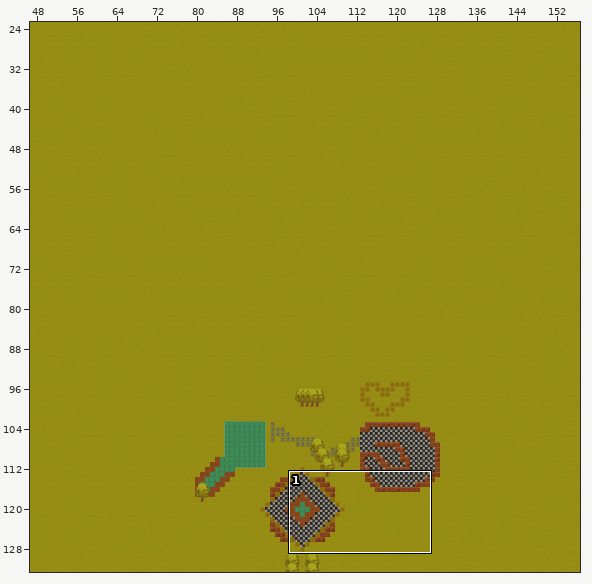
Tiled map -- assets/Map/extruded_test.tmx. The picture above shows the old version from afar; the outline marks the close-up.
Close-up. First the earlier version:
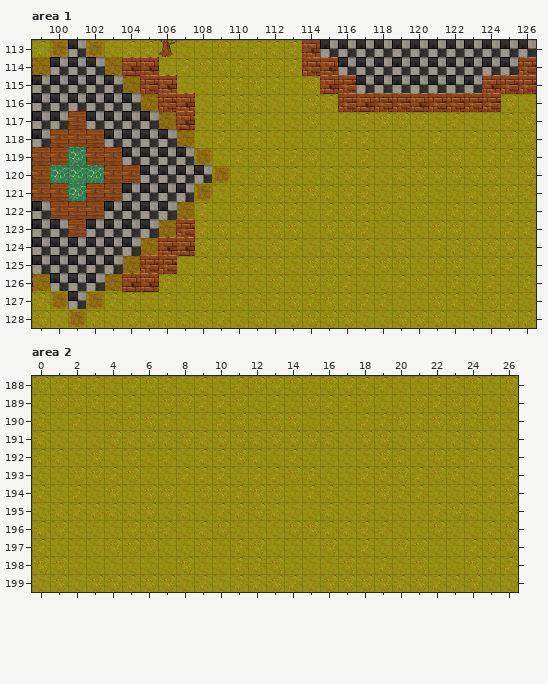
Cells are 32x32 px. Shown: area 1 x 99..126, y 113..128; area 2 x 0..26, y 188..199. The commit also changed other parts of the map, which this record leaves out.
Now the later version:
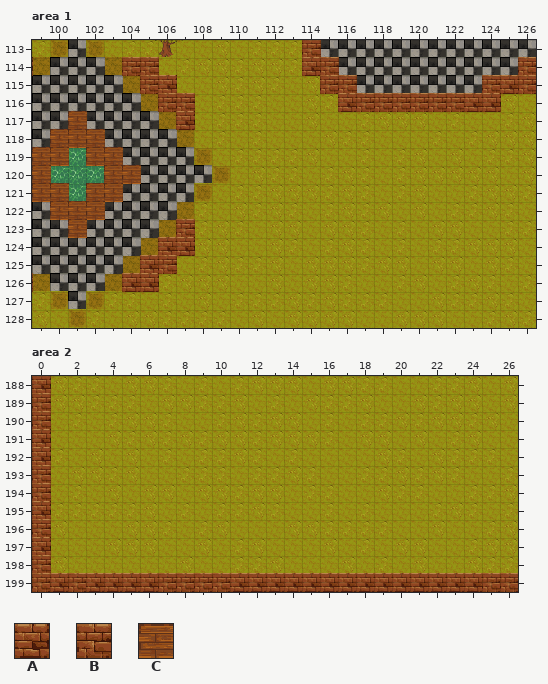
Key: from "tileset_extruded": A 22, B 28, C 35.
_ is an empty cell.
What changed:
{"where": "layer \"Leaves 1\", area 1"}
{"y":113,"x":114,"old":"_","new":"B"}
{"y":114,"x":104,"old":"__","new":"BB"}
{"y":114,"x":114,"old":"__","new":"AB"}
{"y":115,"x":115,"old":"__","new":"BB"}
{"y":115,"x":124,"old":"__","new":"BA"}
{"y":116,"x":107,"old":"_","new":"B"}
{"y":116,"x":116,"old":"__","new":"AB"}
{"y":116,"x":120,"old":"_","new":"B"}
{"y":116,"x":123,"old":"__","new":"AA"}
{"y":117,"x":101,"old":"_","new":"C"}
{"y":118,"x":101,"old":"__","new":"CC"}
{"y":119,"x":100,"old":"_","new":"C"}
{"y":119,"x":102,"old":"__","new":"CC"}
{"y":120,"x":99,"old":"_","new":"C"}
{"y":120,"x":104,"old":"_","new":"C"}
{"y":121,"x":99,"old":"__","new":"CC"}
{"y":121,"x":103,"old":"_","new":"C"}
{"y":122,"x":100,"old":"_","new":"C"}
{"y":122,"x":102,"old":"_","new":"C"}
{"y":123,"x":101,"old":"_","new":"C"}
{"y":125,"x":105,"old":"_","new":"A"}
{"where": "layer \"Leaves 1\", area 2"}
{"y":188,"x":0,"old":"_","new":"A"}
{"y":189,"x":0,"old":"_","new":"B"}
{"y":190,"x":0,"old":"_","new":"B"}
{"y":191,"x":0,"old":"_","new":"A"}
{"y":192,"x":0,"old":"_","new":"A"}
{"y":193,"x":0,"old":"_","new":"B"}
{"y":194,"x":0,"old":"_","new":"B"}
{"y":195,"x":0,"old":"_","new":"A"}
{"y":196,"x":0,"old":"_","new":"B"}
{"y":197,"x":0,"old":"_","new":"A"}
{"y":198,"x":0,"old":"_","new":"B"}
{"y":199,"x":0,"old":"___________________________","new":"BABAAAABBBBAAAAAAAAAAAAAABB"}
{"label":"added","picture_box":[302,40,374,112]}
{"label":"added","picture_box":[122,57,159,76]}
{"label":"added","picture_box":[464,75,518,112]}
{"label":"added","picture_box":[176,93,195,111]}
{"label":"added","picture_box":[410,93,428,112]}
{"label":"added","picture_box":[32,111,141,238]}
{"label":"added","picture_box":[140,255,158,273]}
{"label":"added","picture_box":[32,376,518,592]}
